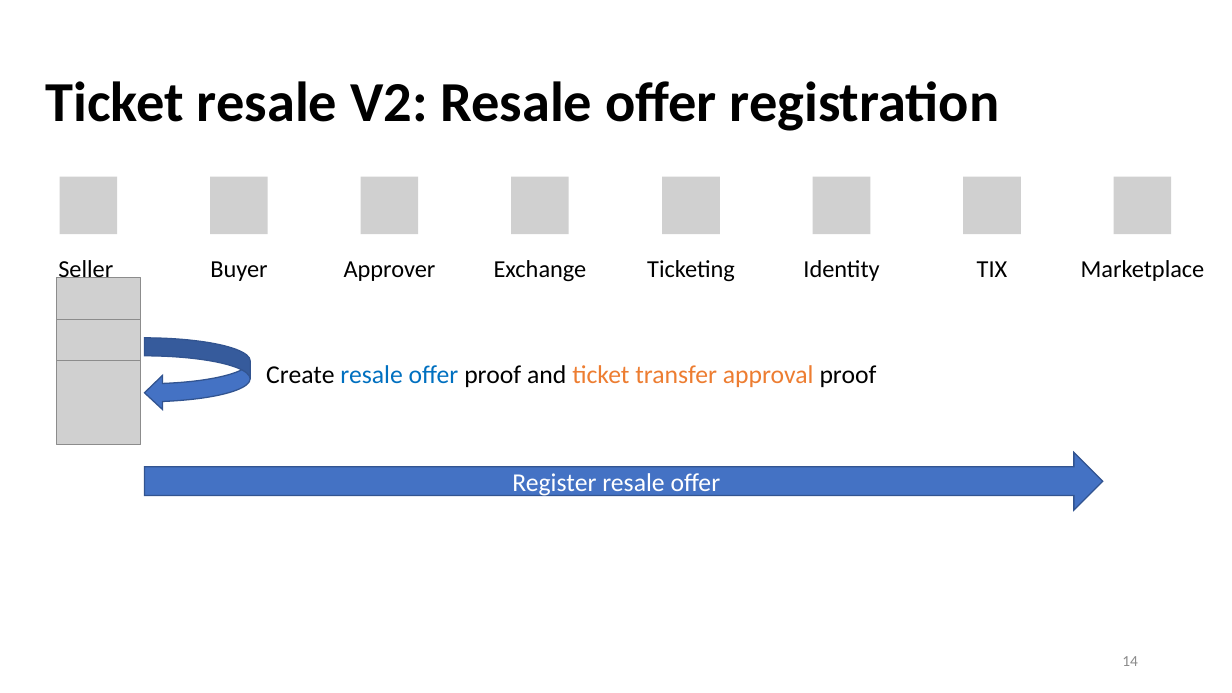
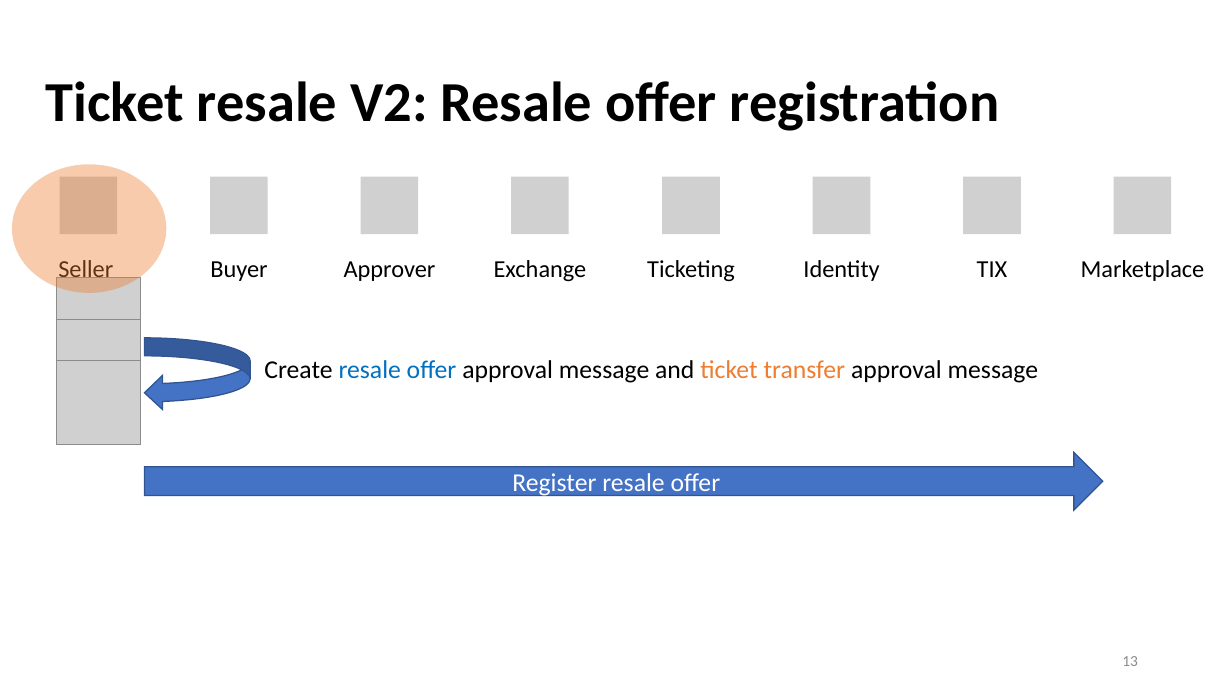
Before and after one commit to yanngabb/marketplace, a slide deck: slide 13 of rapport/Master_Thesis_Presentation_Yann_Gabbud.pptx (slide 14 before the commit). Drawn at 1232x693 pixels with LibreOffice and Linux fonts; fonts in the diff are those of the drawing; grey boxes stand for pictures. Boxes give left, top, right and bottom in pixels: in the first picture for what was removed or moved away, otherwise in the second. Text is boxed around its words. In the diff, an @@ line names an element or a change of style, - is before the commit and + after.

```diff
--- a/rapport/Master_Thesis_Presentation_Yann_Gabbud.pptx
+++ b/rapport/Master_Thesis_Presentation_Yann_Gabbud.pptx
@@ ellipse added at (12,165,166,293), fill #ED7D31 at 40% opacity @@
@@ text at (264,360,1038,383): text changed; text colour #ED7D31 to #000000 @@
-Create resale offer proof and ticket transfer approval proof
+Create resale offer approval message and ticket transfer approval message
@@ page number at (1122,656,1138,666): text changed @@
-14
+13
```
Also in this commit, not shown: 12 other slides changed, 7 slides added, 2 slides removed.
